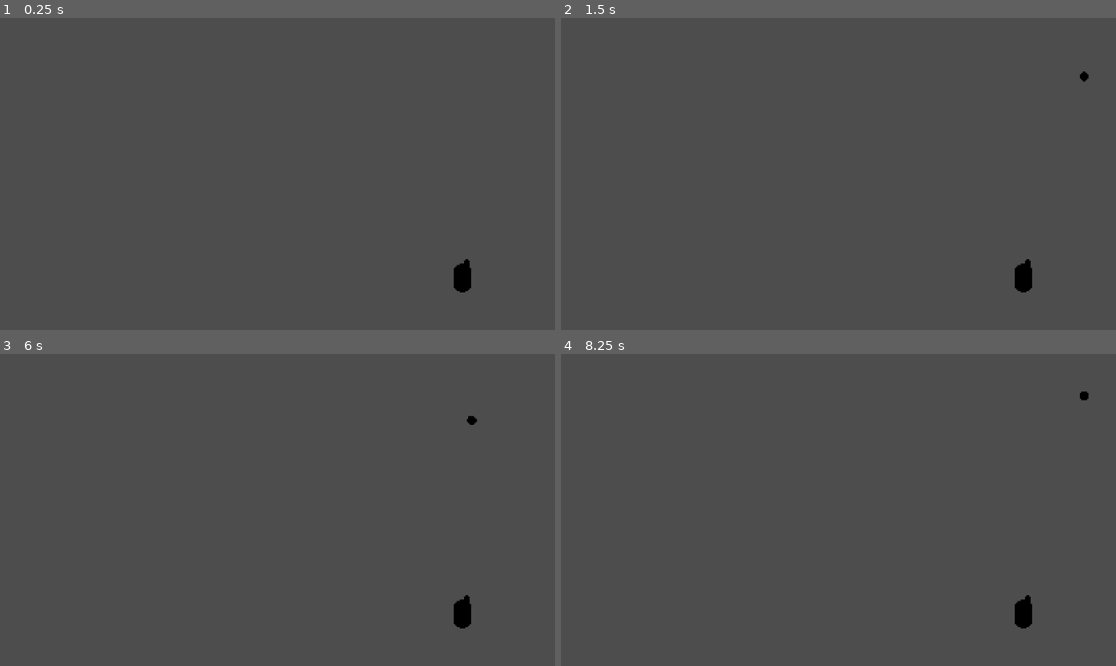
Above: before the commit, frames 1-4 (two rows, left to right).
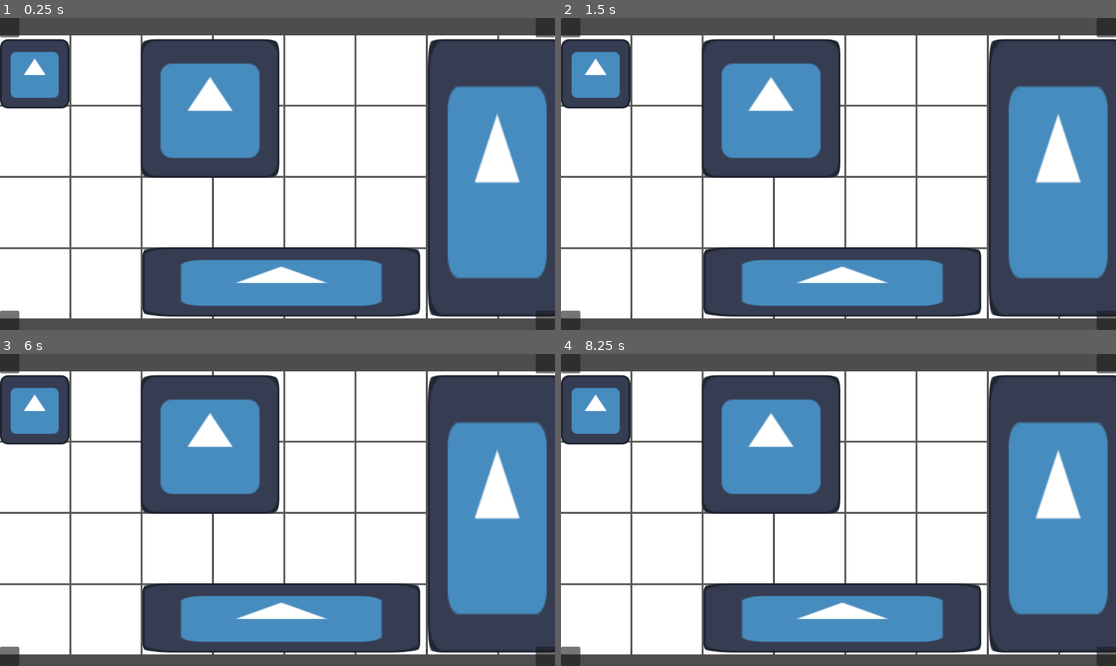
Above: after the commit, the same moments.

Repository: Iussaeus/JameGamePS2024.2
Game: Godot game, scene res://Scenes/World/MainWorld.tscn
Same seed, same stepped clock (60 frames per second), same inputs: the game is played once before the commit and once after it. The engine's default icon, where the game draws it, is replaced by a stand-in: a white triangle on a blue panel in a dark square.
Inputs (mouse positions are in pixels of both pictures, inside the frame that each line leads up to):
- Up to frame 1 (0.25 s): no input
- Up to frame 2 (1.5 s): tap Enter at 0.5 s; move the mouse to (960, 158) at 0.52 s; hold D (right) 0.53-1.28 s; hold E (interact) 0.53-1.28 s; tap Space (space) at 1.25 s; move the mouse to (727, 189) at 1.27 s; hold S (backward) from 1.28 s (still down); click (727, 189) at 1.35 s
- Up to frame 3 (6 s): tap Enter at 2, 3.5 s; move the mouse to (333, 441) at 2.02 s; release S (backward) at 2.03 s; hold D (right) 2.03-2.78 s; tap Space (space) at 2.1, 2.75, 4.25, 4.35 s; move the mouse to (249, 572) at 2.77 s; hold W (forward) 2.78-3.53 s; tap E (interact) at 2.85 s; move the mouse to (444, 556) at 3.52 s; hold A (left) 3.53-5.03 s; click (444, 556) at 3.6 s; move the mouse to (111, 463) at 4.27 s; move the mouse to (305, 510) at 5.02 s; hold S (backward) 5.03-5.78 s; hold E (interact) 5.03-5.78 s; move the mouse to (194, 432) at 5.77 s; hold D (right) from 5.78 s (still down); click (194, 432) at 5.85 s
- Up to frame 4 (8.25 s): move the mouse to (960, 494) at 6.52 s; release D (right) at 6.53 s; hold W (forward) 6.53-7.28 s; tap Space (space) at 6.6 s; move the mouse to (727, 525) at 7.27 s; hold D (right) 7.28-8.03 s; tap E (interact) at 7.35 s; move the mouse to (894, 441) at 8.02 s; hold S (backward) from 8.03 s (still down); click (894, 441) at 8.1 s

The runs differ from the first frame. In frame 1, 71% of the frame differs, in the area x 0-100%, y 0-100%; in frame 2, 71%; in frame 3, 71%; in frame 4, 71%.

Commit message:
Added Inventory UI &test Items

Diff:
--- /dev/null
+++ b/Scenes/Items/ui_test_item_1x_1.tscn
@@ -0,0 +1,35 @@
+[gd_scene load_steps=3 format=3 uid="uid://de54x6lm0afbt"]
+
+[ext_resource type="Texture2D" uid="uid://dwl0icnnqpdfa" path="res://icon.svg" id="1_ga5nc"]
+
+[sub_resource type="RectangleShape2D" id="RectangleShape2D_cs7ne"]
+size = Vector2(128, 128)
+
+[node name="UITestItem1x1(size=sprite_size)" type="Control" groups=["item"]]
+layout_mode = 3
+anchors_preset = 15
+anchor_right = 1.0
+anchor_bottom = 1.0
+offset_right = -1008.0
+offset_bottom = -504.0
+grow_horizontal = 2
+grow_vertical = 2
+
+[node name="NinePatchRect" type="NinePatchRect" parent="."]
+layout_mode = 0
+offset_right = 144.0
+offset_bottom = 144.0
+texture = ExtResource("1_ga5nc")
+patch_margin_left = 4
+patch_margin_top = 4
+patch_margin_right = 4
+patch_margin_bottom = 4
+
+[node name="Sprite2D" type="Sprite2D" parent="NinePatchRect"]
+centered = false
+
+[node name="Area2D" type="Area2D" parent="NinePatchRect/Sprite2D"]
+
+[node name="colision(-1pixel_all_margins)" type="CollisionShape2D" parent="NinePatchRect/Sprite2D/Area2D"]
+position = Vector2(72, 72)
+shape = SubResource("RectangleShape2D_cs7ne")
--- /dev/null
+++ b/Scenes/Items/ui_test_item_1x_4.tscn
@@ -0,0 +1,35 @@
+[gd_scene load_steps=3 format=3 uid="uid://bop1pn1ups3nd"]
+
+[ext_resource type="Texture2D" uid="uid://dwl0icnnqpdfa" path="res://icon.svg" id="1_6shwu"]
+
+[sub_resource type="RectangleShape2D" id="RectangleShape2D_cs7ne"]
+size = Vector2(560, 128)
+
+[node name="UITestItem1x4(size=sprite_size)" type="Control" groups=["item"]]
+layout_mode = 3
+anchors_preset = 15
+anchor_right = 1.0
+anchor_bottom = 1.0
+offset_right = -576.0
+offset_bottom = -504.0
+grow_horizontal = 2
+grow_vertical = 2
+
+[node name="NinePatchRect" type="NinePatchRect" parent="."]
+layout_mode = 0
+offset_right = 576.0
+offset_bottom = 144.0
+texture = ExtResource("1_6shwu")
+patch_margin_left = 4
+patch_margin_top = 4
+patch_margin_right = 4
+patch_margin_bottom = 4
+
+[node name="Sprite2D" type="Sprite2D" parent="NinePatchRect"]
+centered = false
+
+[node name="Area2D" type="Area2D" parent="NinePatchRect/Sprite2D"]
+
+[node name="colision(-1pixel_all_margins)" type="CollisionShape2D" parent="NinePatchRect/Sprite2D/Area2D"]
+position = Vector2(288, 72)
+shape = SubResource("RectangleShape2D_cs7ne")
--- /dev/null
+++ b/Scenes/Items/ui_test_item_2x_2.tscn
@@ -0,0 +1,35 @@
+[gd_scene load_steps=3 format=3 uid="uid://dibr447femyft"]
+
+[ext_resource type="Texture2D" uid="uid://dwl0icnnqpdfa" path="res://icon.svg" id="1_i30rg"]
+
+[sub_resource type="RectangleShape2D" id="RectangleShape2D_cs7ne"]
+size = Vector2(272, 272)
+
+[node name="UITestItem2x2(size=sprite_size)" type="Control" groups=["item"]]
+layout_mode = 3
+anchors_preset = 15
+anchor_right = 1.0
+anchor_bottom = 1.0
+offset_right = -864.0
+offset_bottom = -360.0
+grow_horizontal = 2
+grow_vertical = 2
+
+[node name="NinePatchRect" type="NinePatchRect" parent="."]
+layout_mode = 0
+offset_right = 288.0
+offset_bottom = 288.0
+texture = ExtResource("1_i30rg")
+patch_margin_left = 4
+patch_margin_top = 4
+patch_margin_right = 4
+patch_margin_bottom = 4
+
+[node name="Sprite2D" type="Sprite2D" parent="NinePatchRect"]
+centered = false
+
+[node name="Area2D" type="Area2D" parent="NinePatchRect/Sprite2D"]
+
+[node name="colision(-1pixel_all_margins)" type="CollisionShape2D" parent="NinePatchRect/Sprite2D/Area2D"]
+position = Vector2(144, 144)
+shape = SubResource("RectangleShape2D_cs7ne")
--- /dev/null
+++ b/Scenes/Items/ui_test_item_2x_4.tscn
@@ -0,0 +1,35 @@
+[gd_scene load_steps=3 format=3 uid="uid://darkwo262n3sj"]
+
+[ext_resource type="Texture2D" uid="uid://dwl0icnnqpdfa" path="res://icon.svg" id="1_cetkt"]
+
+[sub_resource type="RectangleShape2D" id="RectangleShape2D_cs7ne"]
+size = Vector2(272, 560)
+
+[node name="UITestItem2x4(size=sprite_size)" type="Control" groups=["item"]]
+layout_mode = 3
+anchors_preset = 15
+anchor_right = 1.0
+anchor_bottom = 1.0
+offset_right = -864.0
+offset_bottom = -72.0
+grow_horizontal = 2
+grow_vertical = 2
+
+[node name="NinePatchRect" type="NinePatchRect" parent="."]
+layout_mode = 0
+offset_right = 288.0
+offset_bottom = 576.0
+texture = ExtResource("1_cetkt")
+patch_margin_left = 4
+patch_margin_top = 4
+patch_margin_right = 4
+patch_margin_bottom = 4
+
+[node name="Sprite2D" type="Sprite2D" parent="NinePatchRect"]
+centered = false
+
+[node name="Area2D" type="Area2D" parent="NinePatchRect/Sprite2D"]
+
+[node name="colision(-1pixel_all_margins)" type="CollisionShape2D" parent="NinePatchRect/Sprite2D/Area2D"]
+position = Vector2(144, 288)
+shape = SubResource("RectangleShape2D_cs7ne")
--- /dev/null
+++ b/Scenes/UserInterface/inventory.tscn
@@ -0,0 +1,208 @@
+[gd_scene load_steps=7 format=3 uid="uid://88fawh7t22lb"]
+
+[ext_resource type="Script" path="res://Scripts/UserInterface/inventory.gd" id="1_h4ldh"]
+[ext_resource type="PackedScene" uid="uid://de54x6lm0afbt" path="res://Scenes/Items/ui_test_item_1x_1.tscn" id="2_x73k8"]
+[ext_resource type="PackedScene" uid="uid://bop1pn1ups3nd" path="res://Scenes/Items/ui_test_item_1x_4.tscn" id="3_fvlml"]
+[ext_resource type="PackedScene" uid="uid://dibr447femyft" path="res://Scenes/Items/ui_test_item_2x_2.tscn" id="4_4ew7r"]
+[ext_resource type="PackedScene" uid="uid://darkwo262n3sj" path="res://Scenes/Items/ui_test_item_2x_4.tscn" id="5_dhncg"]
+
+[sub_resource type="RectangleShape2D" id="RectangleShape2D_wt1vr"]
+size = Vector2(1184, 592)
+
+[node name="Inventory" type="Control"]
+custom_minimum_size = Vector2(1152, 576)
+layout_mode = 3
+anchors_preset = 15
+anchor_right = 1.0
+anchor_bottom = 1.0
+offset_bottom = -72.0
+grow_horizontal = 2
+grow_vertical = 2
+script = ExtResource("1_h4ldh")
+
+[node name="BackGround" type="ColorRect" parent="."]
+self_modulate = Color(1, 1, 1, 0.490196)
+layout_mode = 1
+anchors_preset = 15
+anchor_right = 1.0
+anchor_bottom = 1.0
+grow_horizontal = 2
+grow_vertical = 2
+color = Color(0.396889, 0.396889, 0.396889, 1)
+
+[node name="InventoryGrid" type="Sprite2D" parent="."]
+region_enabled = true
+region_rect = Rect2(1152, 576, 0, 0)
+
+[node name="GridContainer" type="GridContainer" parent="InventoryGrid"]
+anchors_preset = 15
+anchor_right = 1.0
+anchor_bottom = 1.0
+offset_right = 1180.0
+offset_bottom = 588.0
+grow_horizontal = 2
+grow_vertical = 2
+columns = 8
+
+[node name="ColorRect" type="ColorRect" parent="InventoryGrid/GridContainer"]
+custom_minimum_size = Vector2(144, 144)
+layout_mode = 2
+
+[node name="ColorRect2" type="ColorRect" parent="InventoryGrid/GridContainer"]
+custom_minimum_size = Vector2(144, 144)
+layout_mode = 2
+
+[node name="ColorRect3" type="ColorRect" parent="InventoryGrid/GridContainer"]
+custom_minimum_size = Vector2(144, 144)
+layout_mode = 2
+
+[node name="ColorRect4" type="ColorRect" parent="InventoryGrid/GridContainer"]
+custom_minimum_size = Vector2(144, 144)
+layout_mode = 2
+
+[node name="ColorRect5" type="ColorRect" parent="InventoryGrid/GridContainer"]
+custom_minimum_size = Vector2(144, 144)
+layout_mode = 2
+
+[node name="ColorRect6" type="ColorRect" parent="InventoryGrid/GridContainer"]
+custom_minimum_size = Vector2(144, 144)
+layout_mode = 2
+
+[node name="ColorRect7" type="ColorRect" parent="InventoryGrid/GridContainer"]
+custom_minimum_size = Vector2(144, 144)
+layout_mode = 2
+
+[node name="ColorRect8" type="ColorRect" parent="InventoryGrid/GridContainer"]
+custom_minimum_size = Vector2(144, 144)
+layout_mode = 2
+
+[node name="ColorRect9" type="ColorRect" parent="InventoryGrid/GridContainer"]
+custom_minimum_size = Vector2(144, 144)
+layout_mode = 2
+
+[node name="ColorRect10" type="ColorRect" parent="InventoryGrid/GridContainer"]
+custom_minimum_size = Vector2(144, 144)
+layout_mode = 2
+
+[node name="ColorRect11" type="ColorRect" parent="InventoryGrid/GridContainer"]
+custom_minimum_size = Vector2(144, 144)
+layout_mode = 2
+
+[node name="ColorRect12" type="ColorRect" parent="InventoryGrid/GridContainer"]
+custom_minimum_size = Vector2(144, 144)
+layout_mode = 2
+
+[node name="ColorRect13" type="ColorRect" parent="InventoryGrid/GridContainer"]
+custom_minimum_size = Vector2(144, 144)
+layout_mode = 2
+
+[node name="ColorRect14" type="ColorRect" parent="InventoryGrid/GridContainer"]
+custom_minimum_size = Vector2(144, 144)
+layout_mode = 2
+
+[node name="ColorRect15" type="ColorRect" parent="InventoryGrid/GridContainer"]
+custom_minimum_size = Vector2(144, 144)
+layout_mode = 2
+
+[node name="ColorRect16" type="ColorRect" parent="InventoryGrid/GridContainer"]
+custom_minimum_size = Vector2(144, 144)
+layout_mode = 2
+
+[node name="ColorRect17" type="ColorRect" parent="InventoryGrid/GridContainer"]
+custom_minimum_size = Vector2(144, 144)
+layout_mode = 2
+
+[node name="ColorRect18" type="ColorRect" parent="InventoryGrid/GridContainer"]
+custom_minimum_size = Vector2(144, 144)
+layout_mode = 2
+
+[node name="ColorRect19" type="ColorRect" parent="InventoryGrid/GridContainer"]
+custom_minimum_size = Vector2(144, 144)
+layout_mode = 2
+
+[node name="ColorRect20" type="ColorRect" parent="InventoryGrid/GridContainer"]
+custom_minimum_size = Vector2(144, 144)
+layout_mode = 2
+
+[node name="ColorRect21" type="ColorRect" parent="InventoryGrid/GridContainer"]
+custom_minimum_size = Vector2(144, 144)
+layout_mode = 2
+
+[node name="ColorRect22" type="ColorRect" parent="InventoryGrid/GridContainer"]
+custom_minimum_size = Vector2(144, 144)
+layout_mode = 2
+
+[node name="ColorRect23" type="ColorRect" parent="InventoryGrid/GridContainer"]
+custom_minimum_size = Vector2(144, 144)
+layout_mode = 2
+
+[node name="ColorRect24" type="ColorRect" parent="InventoryGrid/GridContainer"]
+custom_minimum_size = Vector2(144, 144)
+layout_mode = 2
+
+[node name="ColorRect25" type="ColorRect" parent="InventoryGrid/GridContainer"]
+custom_minimum_size = Vector2(144, 144)
+layout_mode = 2
+
+[node name="ColorRect26" type="ColorRect" parent="InventoryGrid/GridContainer"]
+custom_minimum_size = Vector2(144, 144)
+layout_mode = 2
+
+[node name="ColorRect27" type="ColorRect" parent="InventoryGrid/GridContainer"]
+custom_minimum_size = Vector2(144, 144)
+layout_mode = 2
+
+[node name="ColorRect28" type="ColorRect" parent="InventoryGrid/GridContainer"]
+custom_minimum_size = Vector2(144, 144)
+layout_mode = 2
+
+[node name="ColorRect29" type="ColorRect" parent="InventoryGrid/GridContainer"]
+custom_minimum_size = Vector2(144, 144)
+layout_mode = 2
+
+[node name="ColorRect30" type="ColorRect" parent="InventoryGrid/GridContainer"]
+custom_minimum_size = Vector2(144, 144)
+layout_mode = 2
+
+[node name="ColorRect31" type="ColorRect" parent="InventoryGrid/GridContainer"]
+custom_minimum_size = Vector2(144, 144)
+layout_mode = 2
+
+[node name="ColorRect32" type="ColorRect" parent="InventoryGrid/GridContainer"]
+custom_minimum_size = Vector2(144, 144)
+layout_mode = 2
+
+[node name="InventoryArea" type="Area2D" parent="InventoryGrid"]
+
+[node name="CollisionShape2D" type="CollisionShape2D" parent="InventoryGrid/InventoryArea"]
+position = Vector2(592, 296)
+shape = SubResource("RectangleShape2D_wt1vr")
+
+[node name="UITestItem1x1(size=sprite_size)" parent="." instance=ExtResource("2_x73k8")]
+layout_mode = 1
+offset_top = 8.0
+offset_right = 0.0
+offset_bottom = 8.0
+
+[node name="UITestItem1x4(size=sprite_size)" parent="." instance=ExtResource("3_fvlml")]
+layout_mode = 1
+offset_left = 296.0
+offset_top = 440.0
+offset_right = 296.0
+offset_bottom = 440.0
+
+[node name="UITestItem2x2(size=sprite_size)" parent="." instance=ExtResource("4_4ew7r")]
+layout_mode = 1
+offset_left = 292.0
+offset_top = 8.0
+offset_right = 292.0
+offset_bottom = 8.0
+
+[node name="UITestItem2x4(size=sprite_size)" parent="." instance=ExtResource("5_dhncg")]
+layout_mode = 1
+offset_left = 888.0
+offset_top = 8.0
+offset_right = 888.0
+offset_bottom = 8.0
+
+[editable path="UITestItem1x1(size=sprite_size)"]
--- /dev/null
+++ b/Scenes/UserInterface/ui.tscn
@@ -0,0 +1,58 @@
+[gd_scene load_steps=2 format=3 uid="uid://b3do2hejwuvds"]
+
+[ext_resource type="PackedScene" uid="uid://88fawh7t22lb" path="res://Scenes/UserInterface/inventory.tscn" id="1_7vw24"]
+
+[node name="UI" type="Control"]
+layout_mode = 3
+anchors_preset = 15
+anchor_right = 1.0
+anchor_bottom = 1.0
+grow_horizontal = 2
+grow_vertical = 2
+
+[node name="Inventory" parent="." instance=ExtResource("1_7vw24")]
+layout_mode = 1
+anchors_preset = 8
+anchor_left = 0.5
+anchor_top = 0.5
+anchor_right = 0.5
+anchor_bottom = 0.5
+offset_left = -576.0
+offset_top = -288.0
+offset_right = 576.0
+offset_bottom = 288.0
+
+[node name="Placeholder" type="Panel" parent="."]
+layout_mode = 1
+offset_right = 40.0
+offset_bottom = 40.0
+
+[node name="Placeholder2" type="Panel" parent="."]
+layout_mode = 1
+anchors_preset = 1
+anchor_left = 1.0
+anchor_right = 1.0
+offset_left = -40.0
+offset_bottom = 40.0
+grow_horizontal = 0
+
+[node name="Placeholder3" type="Panel" parent="."]
+layout_mode = 1
+anchors_preset = 2
+anchor_top = 1.0
+anchor_bottom = 1.0
+offset_top = -40.0
+offset_right = 40.0
+grow_vertical = 0
+
+[node name="Placeholder4" type="Panel" parent="."]
+layout_mode = 1
+anchors_preset = 3
+anchor_left = 1.0
+anchor_top = 1.0
+anchor_right = 1.0
+anchor_bottom = 1.0
+offset_left = -40.0
+offset_top = -40.0
+grow_horizontal = 0
+grow_vertical = 0
--- a/Scenes/World/MainWorld.tscn
+++ b/Scenes/World/MainWorld.tscn
@@ -1,9 +1,10 @@
-[gd_scene load_steps=6 format=3 uid="uid://qy3qlfik0xw6"]
+[gd_scene load_steps=7 format=3 uid="uid://qy3qlfik0xw6"]
 
 [ext_resource type="Script" path="res://Scripts/Components/global.gd" id="1_qvrjv"]
 [ext_resource type="PackedScene" uid="uid://fqvflhc3nymf" path="res://Scenes/Player/PlayerBody.tscn" id="2_6fyja"]
 [ext_resource type="Script" path="res://Scripts/World/Navigation.gd" id="2_f1pk8"]
 [ext_resource type="PackedScene" uid="uid://btnredj8yyckn" path="res://Scenes/World/TestCamera.tscn" id="3_e8bvu"]
+[ext_resource type="PackedScene" uid="uid://b3do2hejwuvds" path="res://Scenes/UserInterface/ui.tscn" id="5_34n5m"]
 
 [sub_resource type="NavigationMesh" id="NavigationMesh_cpi6k"]
 agent_max_climb = 0.5
@@ -34,3 +35,5 @@
 
 [node name="Camera3D" parent="SubViewportContainer/SubViewport" instance=ExtResource("3_e8bvu")]
 unique_name_in_owner = true
+
+[node name="UI" parent="." instance=ExtResource("5_34n5m")]
--- a/project.godot
+++ b/project.godot
@@ -83,6 +83,16 @@
 "events": [Object(InputEventKey,"resource_local_to_scene":false,"resource_name":"","device":-1,"window_id":0,"alt_pressed":false,"shift_pressed":false,"ctrl_pressed":false,"meta_pressed":false,"pressed":false,"keycode":0,"physical_keycode":69,"key_label":0,"unicode":101,"echo":false,"script":null)
 ]
 }
+inventory={
+"deadzone": 0.5,
+"events": [Object(InputEventKey,"resource_local_to_scene":false,"resource_name":"","device":-1,"window_id":0,"alt_pressed":false,"shift_pressed":false,"ctrl_pressed":false,"meta_pressed":false,"pressed":false,"keycode":0,"physical_keycode":73,"key_label":0,"unicode":105,"echo":false,"script":null)
+]
+}
+select_item={
+"deadzone": 0.5,
+"events": [Object(InputEventMouseButton,"resource_local_to_scene":false,"resource_name":"","device":-1,"window_id":0,"alt_pressed":false,"shift_pressed":false,"ctrl_pressed":false,"meta_pressed":false,"button_mask":0,"position":Vector2(0, 0),"global_position":Vector2(0, 0),"factor":1.0,"button_index":1,"canceled":false,"pressed":false,"double_click":false,"script":null)
+]
+}
 
 [layer_names]
 
